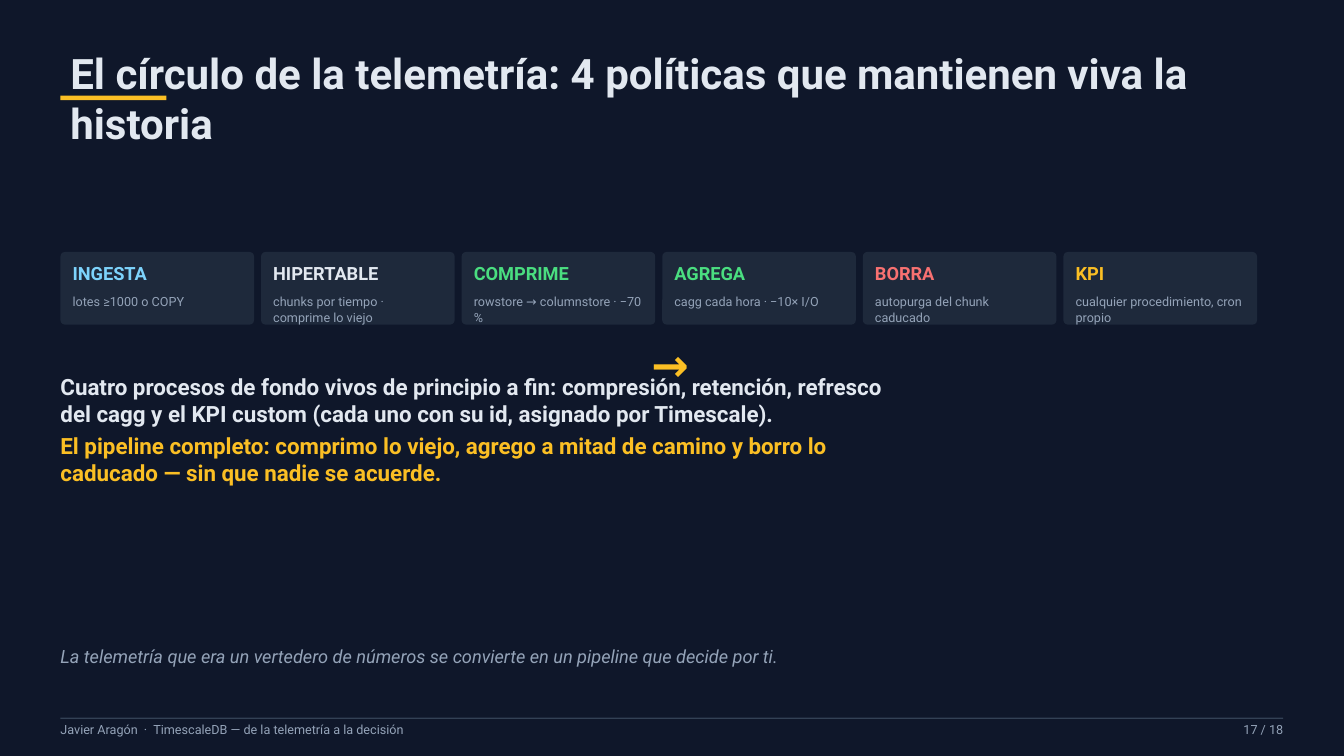
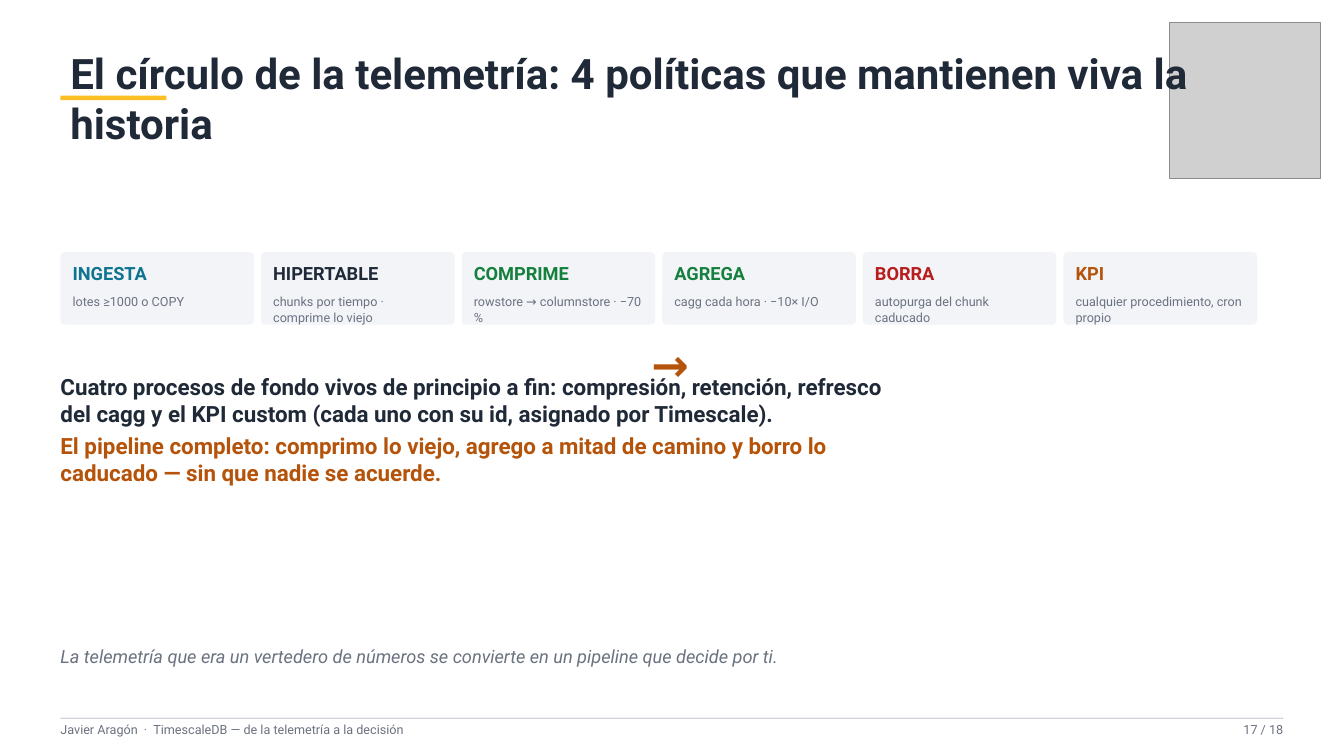
Before and after one commit to xavipuerto/autometrics-demo, a slide deck: slide 17 of presentacion/TimescaleDB-PPT-Javier.pptx. Drawn at 1344x756 pixels with LibreOffice and Linux fonts; fonts in the diff are those of the drawing; grey boxes stand for pictures. Boxes give left, top, right and bottom in pixels: in the first picture for what was removed or moved away, otherwise in the second. Text is boxed around its words. In the diff, an @@ line names an element or a change of style, - is before the commit and + after.

Commit message:
PPT: fondo blanco con marca de agua del logo de PostgreSQL y paleta adaptada (texto oscuro, codigo conserva bloques oscuros)

```diff
--- a/presentacion/TimescaleDB-PPT-Javier.pptx
+++ b/presentacion/TimescaleDB-PPT-Javier.pptx
@@ rectangle removed at <box>0,0,1344,756</box> @@
@@ picture added at <box>1170,22,1321,178</box> @@
@@ text "El círculo de la telemetría: ..." at <box>70,50,1188,99</box>: text colour #E2E8F0 to #1F2937 @@
@@ text "INGESTA" at <box>73,267,147,280</box>: text colour #7DD3FC to #0E7490 @@
@@ text "HIPERTABLE" at <box>273,267,378,280</box>: text colour #E2E8F0 to #1F2937 @@
@@ text "COMPRIME" at <box>474,267,569,280</box>: text colour #4ADE80 to #15803D @@
@@ text "AGREGA" at <box>674,267,745,280</box>: text colour #4ADE80 to #15803D @@
@@ text "BORRA" at <box>875,267,935,280</box>: text colour #F87171 to #B91C1C @@
@@ fill #1E293B to #F2F4F8 in 6 elements at <box>60,252,254,325</box>, <box>261,252,455,325</box>, <box>462,252,655,325</box>, <box>662,252,856,325</box>, <box>863,252,1057,325</box>, <box>1064,252,1257,325</box> @@
@@ text "KPI" at <box>1076,267,1105,280</box>: text colour #FBBF24 to #B45309 @@
@@ text "→" at <box>60,337,1280,397</box>: text colour #FBBF24 to #B45309 @@
@@ text "Cuatro procesos de fondo vivos ..." at <box>60,374,882,486</box>: text colour #E2E8F0 to #1F2937 in "Cuatro procesos de fondo vivos de principio ..."; text colour #FBBF24 to #B45309 in "El pipeline completo: comprimo lo viejo, agrego ..." @@
@@ text colour #94A3B8 to #6B7280 in 9 elements at <box>60,724,403,737</box>, <box>1243,725,1283,734</box>, <box>73,297,184,306</box>, <box>273,296,377,325</box>, <box>474,296,641,306</box>, <box>674,296,818,309</box>, <box>875,296,989,322</box>, <box>1076,296,1242,325</box>, <box>60,649,778,667</box> @@
@@ rectangle at <box>60,718,1284,719</box>: fill #334155 to #D1D5DB @@
```
Also in this commit, not shown: 17 other slides changed, 2 other files.
